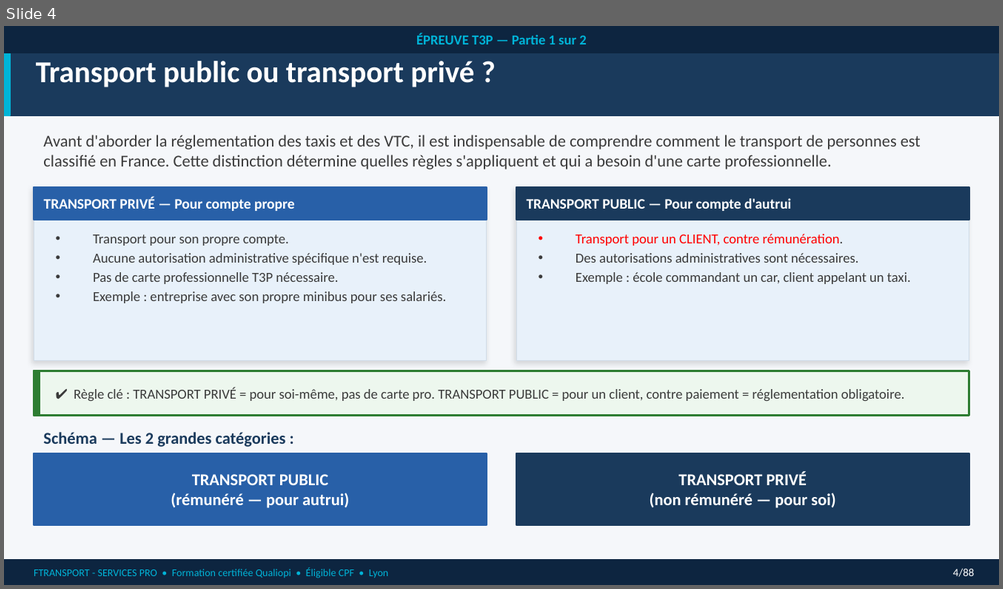
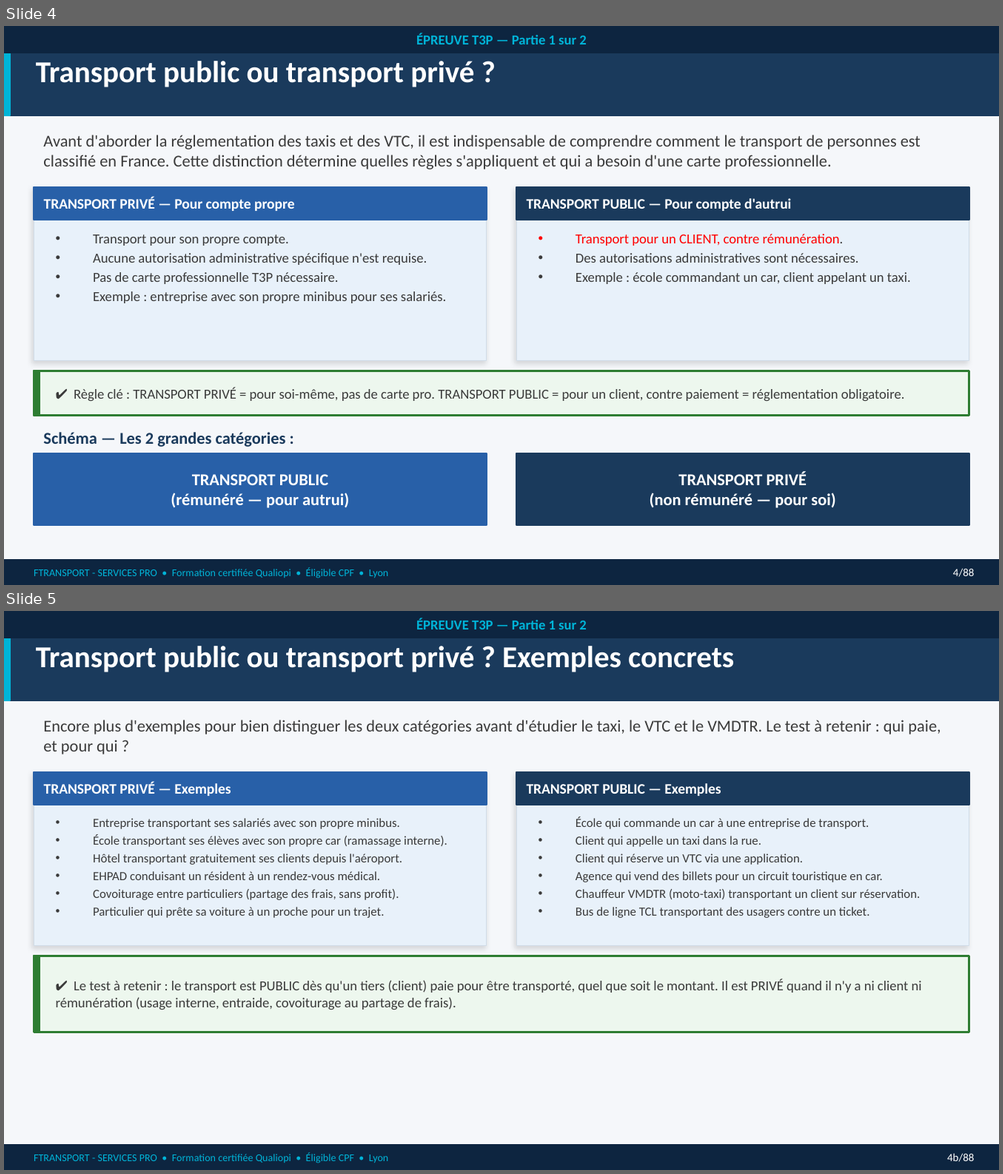
Before and after one commit to nanouf69/insight-learn-manage, a slide deck: public/cours/vtc/A_T3P_partie_1.pptx. Shown one above the other, each under a label of ours: slide 4 before the commit, slides 4 and 5 after it. The pictures are 1003x589 and 1003x1174 pixels, drawn with LibreOffice and Linux fonts; fonts in the diff are those of the drawing. Boxes give left, top, right and bottom in pixels: in the first picture for what was removed or moved away, otherwise in the second. Text is boxed around its words. In the diff, an @@ line names an element or a change of style, - is before the commit and + after.

```diff
--- a/public/cours/vtc/A_T3P_partie_1.pptx
+++ b/public/cours/vtc/A_T3P_partie_1.pptx
@@ slide 5 added at [4, 611, 999, 1170], background #F5F7FA @@
@@ rectangle added at [4, 611, 999, 701], fill #1A3A5C, outline #1A3A5C 1 pt @@
@@ rectangle added at [4, 611, 10, 701], fill #00B4D8, outline #00B4D8 1 pt @@
@@ rectangle added at [4, 611, 999, 639], fill #0D2540, 10 pt, text #00B4D8, bold @@
+ÉPREUVE T3P — Partie 1 sur 2
@@ text added at [36, 646, 734, 672], 22 pt, text #FFFFFF, bold @@
+Transport public ou transport privé ? Exemples concrets
@@ text added at [43, 720, 940, 755], 12 pt, text #3A3A3A @@
+Encore plus d'exemples pour bien distinguer les deux catégories avant d'étudier le taxi, le VTC et le VMDTR. Le test à retenir : qui paie, et pour qui ?
@@ rectangle added at [34, 772, 486, 946], fill #E8F1FA, outline #D0DCE8 0.5 pt @@
@@ rectangle added at [34, 772, 486, 805], fill #2860A8, outline #2860A8 1 pt @@
@@ text added at [44, 782, 230, 796], 10.5 pt, text #FFFFFF, bold @@
+TRANSPORT PRIVÉ — Exemples
@@ rectangle added at [516, 772, 969, 946], fill #E8F1FA, outline #D0DCE8 0.5 pt @@
@@ rectangle added at [516, 772, 969, 805], fill #1A3A5C, outline #1A3A5C 1 pt @@
@@ text added at [526, 783, 720, 796], 10.5 pt, text #FFFFFF, bold @@
+TRANSPORT PUBLIC — Exemples
@@ text added at [93, 818, 447, 918], 9 pt, text #3A3A3A @@
+• Entreprise transportant ses salariés avec son propre minibus.
+• École transportant ses élèves avec son propre car (ramassage interne).
+• Hôtel transportant gratuitement ses clients depuis l'aéroport.
+• EHPAD conduisant un résident à un rendez-vous médical.
+• Covoiturage entre particuliers (partage des frais, sans profit).
+• Particulier qui prête sa voiture à un proche pour un trajet.
@@ text added at [575, 817, 920, 918], 9 pt, text #3A3A3A @@
+• École qui commande un car à une entreprise de transport.
+• Client qui appelle un taxi dans la rue.
+• Client qui réserve un VTC via une application.
+• Agence qui vend des billets pour un circuit touristique en car.
+• Chauffeur VMDTR (moto-taxi) transportant un client sur réservation.
+• Bus de ligne TCL transportant des usagers contre un ticket.
@@ rectangle added at [34, 956, 969, 1033], fill #EDF7EE, outline #2E7D32 1.5 pt @@
@@ rectangle added at [34, 956, 40, 1033], fill #2E7D32, outline #2E7D32 1 pt @@
@@ text added at [56, 980, 922, 1010], 10 pt, text #3A3A3A @@
+✔ Le test à retenir : le transport est PUBLIC dès qu'un tiers (client) paie pour être transporté, quel que soit le montant. Il est PRIVÉ quand il n'y a ni client ni rémunération (usage interne, entraide, covoiturage au partage de frais).
@@ rectangle added at [4, 1145, 999, 1170], fill #0D2540, outline #0D2540 1 pt @@
@@ text added at [34, 1153, 388, 1164], 7.5 pt, text #00B4D8 @@
+FTRANSPORT - SERVICES PRO • Formation certifiée Qualiopi • Éligible CPF • Lyon
@@ text added at [947, 1153, 973, 1162], 8 pt, text #FFFFFF @@
+4b/88
```
Also in this commit, not shown: 5 slides changed, 2 other slides added.
